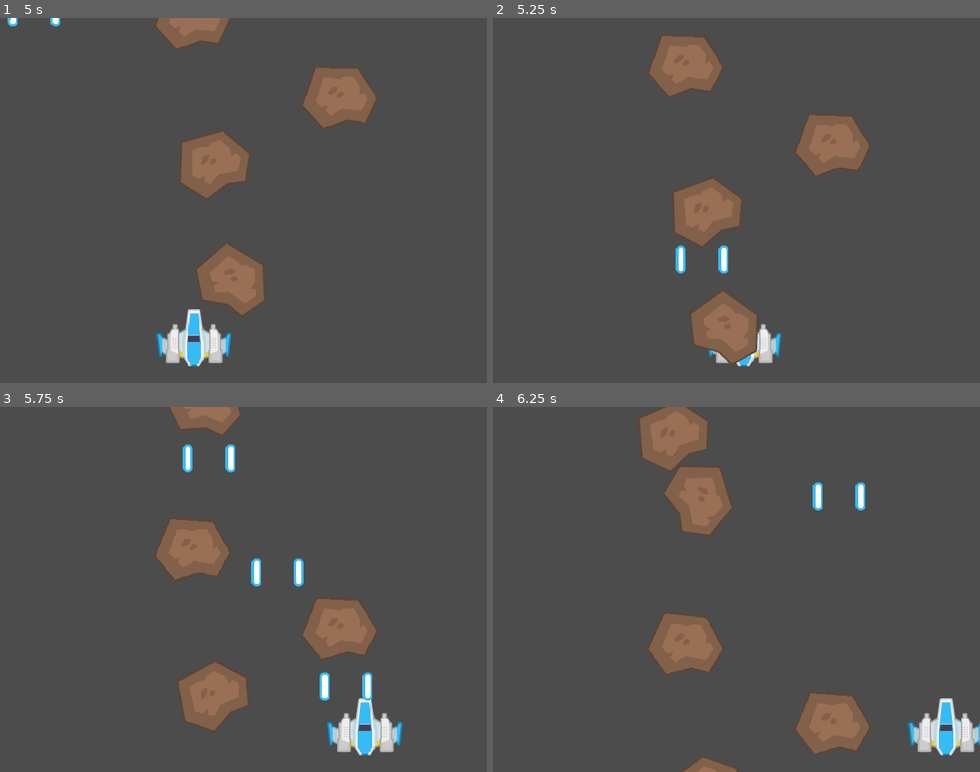
Above: before the commit, frames 1-4 (two rows, left to right).
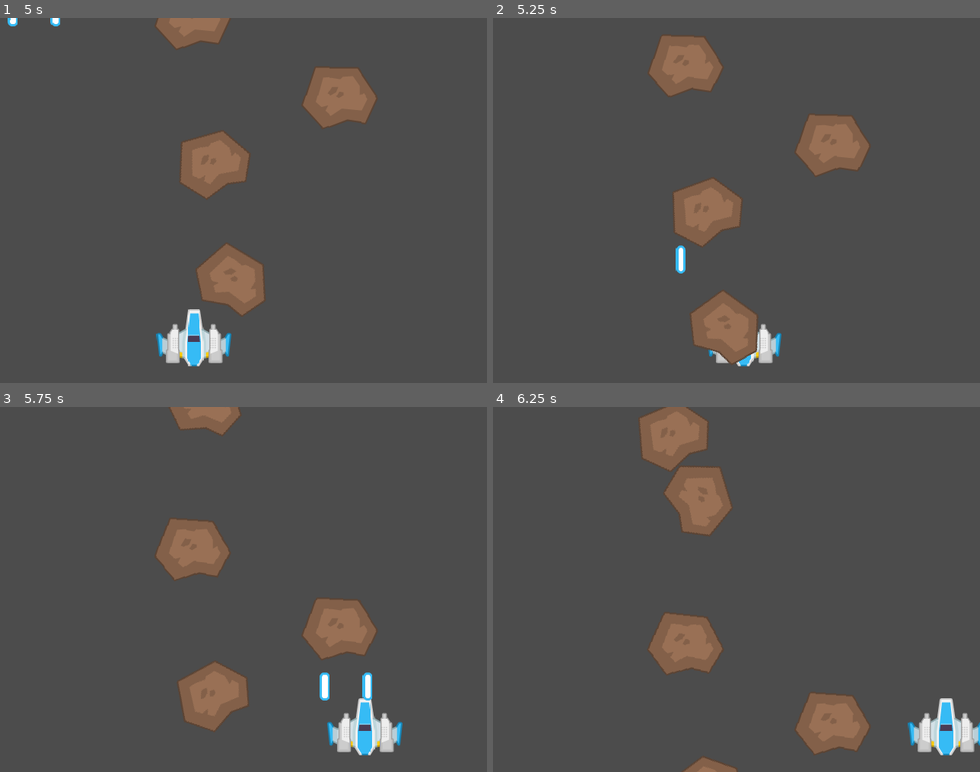
Above: after the commit, the same moments.

Repository: h3rd7/MySpaceShooter
Game: Godot game, scene res://scenes/main.tscn
Same seed, same stepped clock (60 frames per second), same inputs: the game is played once before the commit and once after it.
Inputs:
- Up to frame 1 (5 s): tap Enter at 0.5 s; hold Up (shot_) 0.53-1.28 s; hold Right (right_) 0.53-2.03 s; tap Up (shot_) at 1.35, 2.85, 4.35 s; hold Up (shot_) 2.03-2.78 s; hold Left (left_) 2.03-4.28 s; hold Up (shot_) 3.53-4.28 s; hold Right (right_) from 4.28 s (still down)
- Up to frame 2 (5.25 s): keep holding Right (right_); hold Up (shot_) from 5.03 s (still down)
- Up to frame 3 (5.75 s): keep holding Right (right_); keep holding Up (shot_)
- Up to frame 4 (6.25 s): keep holding Right (right_); release Up (shot_) at 5.78 s; tap Up (shot_) at 5.85 s

Frame 1 is identical in both runs. In frame 2, 0.1% of the frame differs, in the area x 46-49%, y 62-70%; in frame 3, 0.6%, in the area x 37-63%, y 10-50%; in frame 4, 0.3%.

Commit message:
refining shot action

Diff:
--- a/scripts/shot.gd
+++ b/scripts/shot.gd
@@ -18,6 +18,8 @@
 func _on_shot_area_entered(area):
 	# print(area.get_groups()) # test
 	if area.is_in_group(game.GROUP_ENEMY):
-		# area.queue_free()
 		if area.has_method("apply_damage"):
 			area.apply_damage(1)
+		else:
+			area.queue_free()
+		queue_free()
